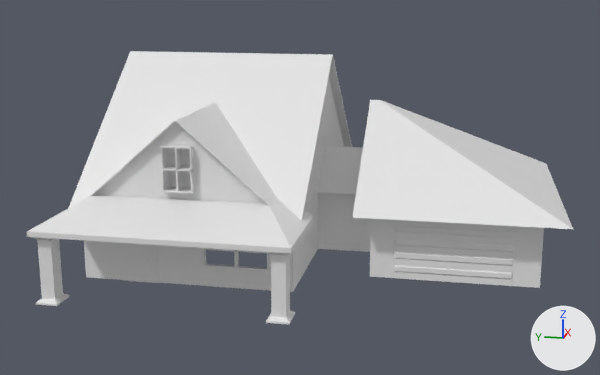
An edit to the glTF model assets/models/Buildings/house.glb, drawn before and after from the same camera.
Both versions are drawn from a 50 mm camera at (-83.5, -27.5, 30.6) aimed at (7.6, -9.3, 7.8). Every picture has the same lights, and +X, +Y and +Z are marked at lower right. The picture after the commit comes second. Where no turn or scale is listed for an object, it has been applied to the vertices. Vertices at exactly the same position are counted once.

Names of what the first picture shows: 'Ceiling', 'Cover', 'Cover Pillars', 'Door', 'Garage Door', 'Walls', 'Window', 'Window Ceiling'.
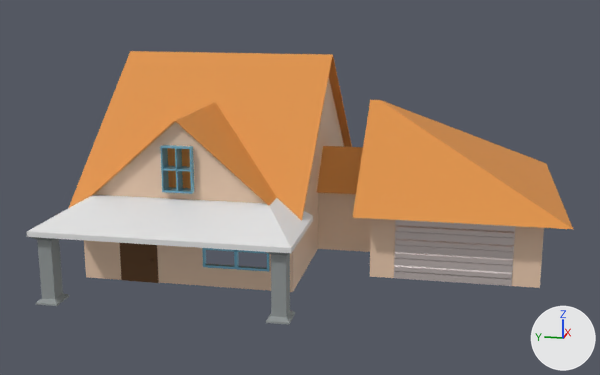
What changed in the scene script:
```text
Add mat_window:
    mat_window = principled_material('window')
    mat_window.base_color = (0.242, 0.617, 0.831)  # cyan #87ceeb
    mat_window.metallic = 0.5
    mat_window.roughness = 0.1
Add mat_stone:
    mat_stone = principled_material('Stone')
    mat_stone.base_color = (0.287, 0.313, 0.313)  # grey #929898
    mat_stone.roughness = 0.828
Add mat_ceiling:
    mat_ceiling = principled_material('ceiling')
    mat_ceiling.base_color = (0.748, 0.288, 0.0554)  # orange #e09243
    mat_ceiling.roughness = 0.703
Add mat_walls:
    mat_walls = principled_material('walls')
    mat_walls.base_color = (0.831, 0.597, 0.434)  # beige #ebcbb0
Add mat_garage_door:
    mat_garage_door = principled_material('garage door')
    mat_garage_door.base_color = (0.76, 0.673, 0.654)  # light grey #e2d6d3
    mat_garage_door.metallic = 0.617
    mat_garage_door.roughness = 0.312
Add mat_door:
    mat_door = principled_material('Door')
    mat_door.base_color = (0.13, 0.0561, 0.0152)  # brown #654321
    mat_door.roughness = 0.742
Change me_cube:
    where me_cube.from_pydata(...)  # 136 vertices, 272 faces; spans x -5.3..30.5, y -35.9..11.5, z 0.0..7.2
    add me_cube.materials.append(mat_walls)  # beige #ebcbb0
Change me_cube_002:
    where me_cube_002.from_pydata(...)  # 54 vertices, 92 faces; spans x -0.85..0.67, y -2.09..2.04, z -2.72..2.67
    add me_cube_002.materials.append(mat_door)  # brown #654321
Change me_cube_003:
    where me_cube_003.from_pydata(...)  # 56 vertices, 92 faces; spans x -6.15..-5.55, y -7.08..5.13, z -1.37..5.27
    used by ob_garage_door; location = (6.94, -26.0, 1.37)
    me_cube_003 part 1: 90 faces spanning x -6.15..-5.55, y -7.08..5.13, z -1.37..5.27 switch from no material to mat_garage_door (light grey #e2d6d3)
Change me_cube_004:
    where me_cube_004.from_pydata(...)  # 127 vertices, 254 faces; spans x -19.6..19.3, y -38.4..12.7, z -7.7..7.7
    used by ob_ceiling; location = (12.59, -0.04, 14.88)
    me_cube_004 part 2: 239 faces spanning x -19.6..19.3, y -38.4..12.7, z -7.7..7.7 switch from no material to mat_ceiling (orange #e09243)
    me_cube_004 part 3: 15 faces spanning x -19.0..19.0, y -17.8..11.5, z -7.7..7.4 switch from no material to mat_walls (beige #ebcbb0)
Change me_cube_006:
    where me_cube_006.from_pydata(...)  # 56 vertices, 108 faces; spans x -1.3..1.3, y -24.3..1.1, z -3.5..3.5
    add me_cube_006.materials.append(mat_stone)  # grey #929898
Change me_cube_008:
    where me_cube_008.from_pydata(...)  # 64 vertices, 144 faces; spans x -0.79..0.79, y -1.56..1.56, z -2.33..2.33
    used by ob_window_ceiling; location = (-6.3, 0.21, 12.64)
    me_cube_008 part 4
    22 faces are deleted
    22 new faces join them
    me_cube_008 part 5: 128 faces spanning x -0.79..0.79, y -1.56..1.56, z -2.33..2.33 switch from no material to mat_window (cyan #87ceeb)
```

Location of each change, (x1, y1, x2, y2) in pixels of the pictures (600 x 375 px; the box of a moved part takes in the faces that stretch with it):
'Walls', recoloured (white to beige): (84, 192, 544, 292) in both
'Cover Pillars', recoloured: (31, 237, 295, 325) in both
'Door', recoloured (white to brown): (120, 243, 159, 283) in both
part 1 of me_cube_003, recoloured (white to light grey): (394, 220, 515, 286) in both
part 2 of me_cube_004, recoloured (white to orange): (69, 51, 573, 229) in both
part 3 of me_cube_004, recoloured (white to beige): (94, 78, 344, 208) in both
part 4 of me_cube_008, moved or reshaped: (189, 148, 194, 192) in both
part 5 of me_cube_008, recoloured (white to cyan): (160, 145, 194, 194) in both
